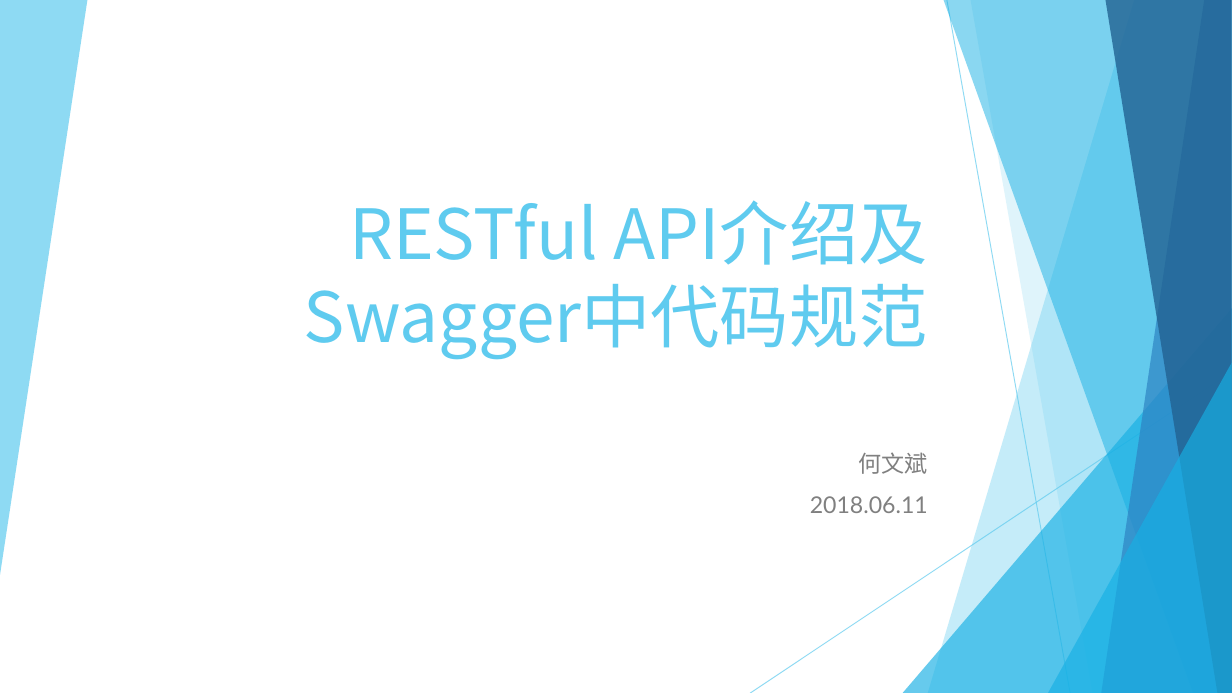
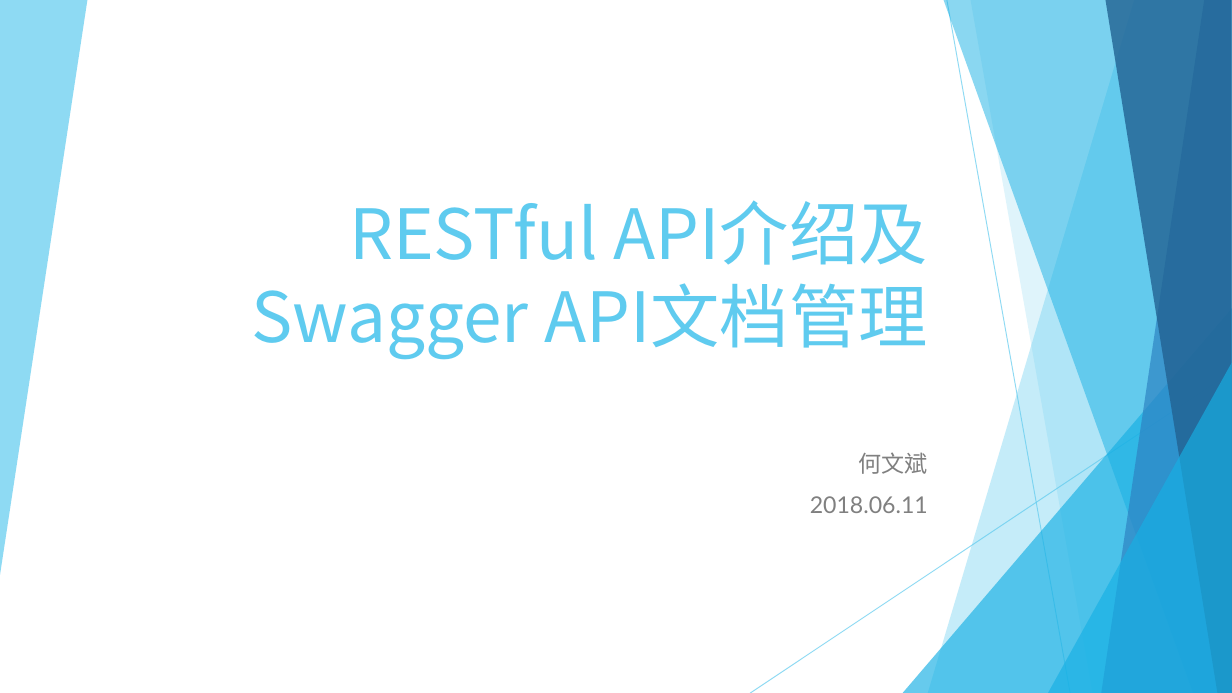
Before and after one commit to Crab2died/micro-boot, a slide deck: slide 1 of rest-api/RESTful.pptx. Drawn at 1232x693 pixels with LibreOffice and Linux fonts; fonts in the diff are those of the drawing. Boxes give left, top, right and bottom in pixels: in the first picture for what was removed or moved away, otherwise in the second. Text is boxed around its words. In the diff, an @@ line names an element or a change of style, - is before the commit and + after.

```diff
--- a/rest-api/RESTful.pptx
+++ b/rest-api/RESTful.pptx
@@ title at [251, 200, 928, 359]: text changed @@
-RESTful API介绍及
-Swagger中代码规范
+RESTful API介绍及
+Swagger API文档管理
```
Also in this commit, not shown: 5 other slides changed, 1 slide added.
